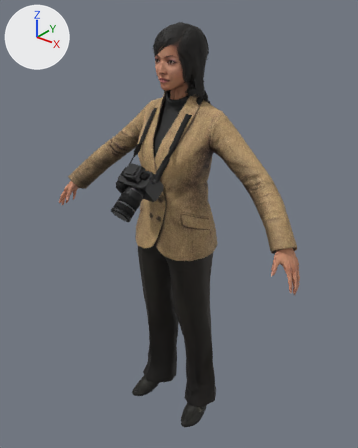
The glTF model web/assets/people/H_Kagami_W.glb: old version first, new version second.
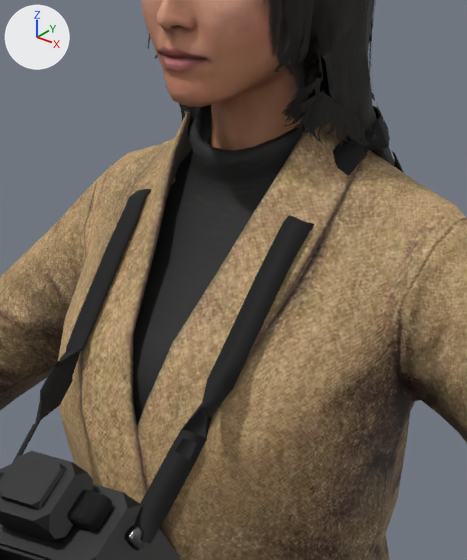
The first picture shows the older version from a 50 mm camera at (1.179, -1.433, 1.859) aimed at (0.022, 0.014, 0.962). The close-ups show the older and then the newer version on the part from 35% to 63% of the width and 15% to 42% of the height of that picture. Only the edits that show in the close-ups are written down. Lighting does not change. The marker at upper left points along +X, +Y and +Z. Where no turn or scale is listed for an object, it has been applied to the vertices. Vertices at exactly the same position are counted once.

In view in the first close-up: 'f015_hipoly_81_bones_opacity'.
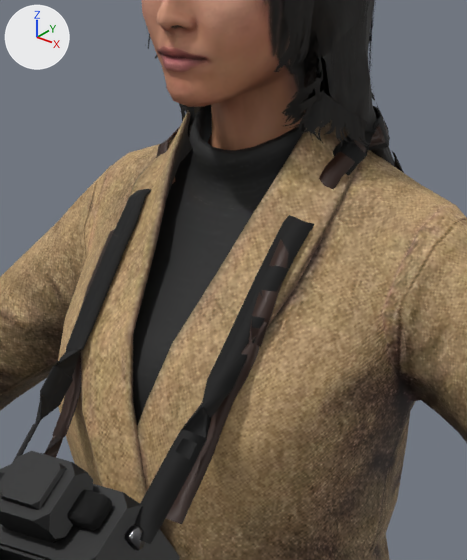
Where the change shows, as pixel boxes [x1, y1, x2, y2] in the close-ups (467 x 560 px):
part 1 of me_mesh, added
    after: [43, 112, 388, 524]

What changed in the scene script:
```text
Add mat_camera_strap1964:
    mat_camera_strap1964 = bpy.data.materials.new('camera_strap1964')
    # nodes: BsdfPrincipled, Mix, OutputMaterial, VertexColor
    # colours: brown #301607, mixed with the vertex colours
Change me_mesh:
    used by ob_f015_hipoly_81_bones_opacity; location = (0.0, 0.0, 0.9233)
    remove me_mesh.from_pydata(...)  # 4886 vertices, 9458 faces; spans x -0.61..0.61, y -0.32..0.2, z -0.92..0.82
    add me_mesh.from_pydata(...)  # 5114 vertices, 9906 faces; spans x -0.61..0.61, y -0.32..0.2, z -0.92..0.82
    me_mesh part 1: a new loose piece of 228 vertices spanning x -0.1..0.09, y -0.15..0.16, z 0.29..0.56, in mat_camera_strap1964
    add me_mesh.materials.append(mat_camera_strap1964)
```
